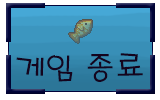
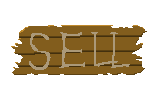
The second 160 × 100 image is a revision of the first. Changes to its layers:
added group "상점버튼" with 5 layers above "로고버튼" over 11, 25, 147, 75
added layer "sell 그림자" (50%) in group "상점버튼" over 29, 32, 130, 70
added layer "sell" in group "상점버튼" over 29, 32, 130, 70
added layer "나무판자" in group "상점버튼" over 11, 25, 147, 75
renamed "레이어 4" to "외곽", hid it, moved it into group "로고버튼" over 6, 3, 155, 94
hid "게임 종료", moved it into group "로고버튼" over 16, 53, 143, 82
renamed "레이어 7" to "물고기 물", moved it into group "로고버튼" over 68, 19, 93, 44
renamed "레이어 6" to "물고기", moved it into group "로고버튼" over 68, 19, 93, 44
renamed "레이어 5" to "배경", moved it into group "로고버튼" over 9, 6, 153, 91
